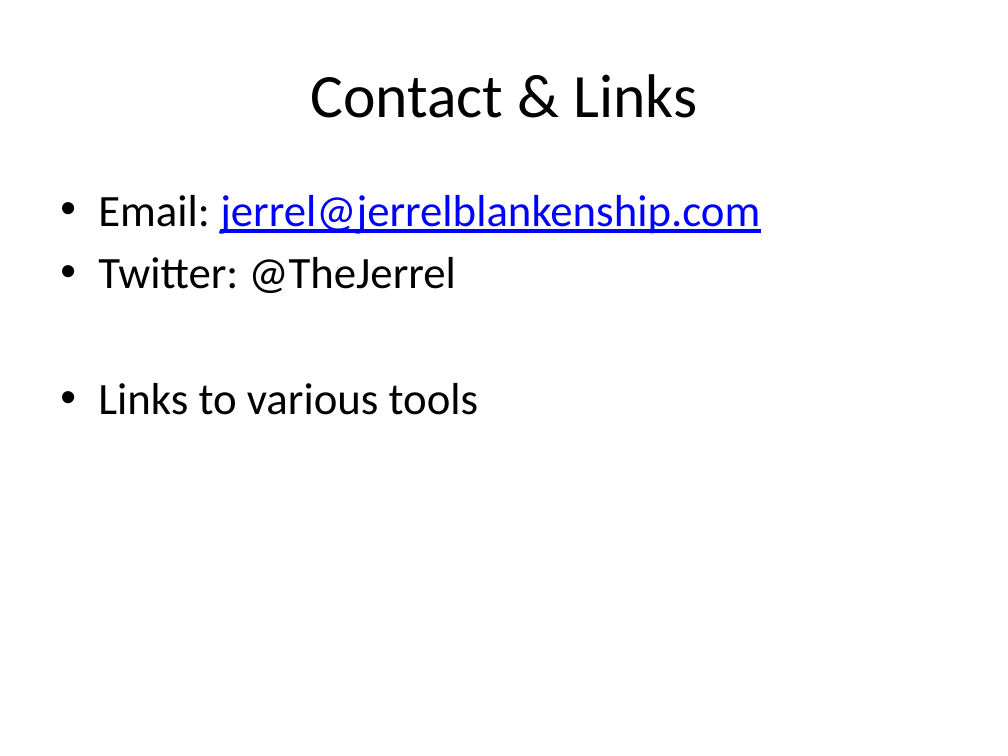
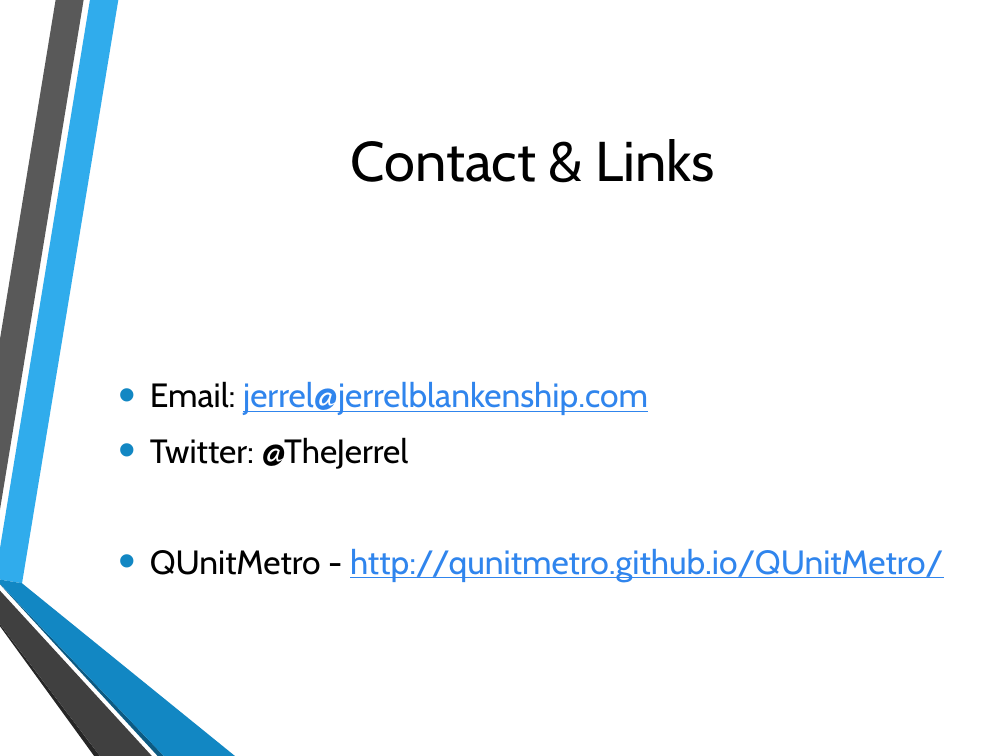
Before and after one commit to jerrelblankenship/Presentations, a slide deck: slide 9 of MamaSaidTestYourCode/AgileDotNet2013/Mama Said Test Your Code.pptx (slide 8 before the commit). Drawn at 1008x756 pixels with LibreOffice and Linux fonts; fonts in the diff are those of the drawing; background and template pictures are left out. Boxes give left, top, right and bottom in pixels: in the first picture for what was removed or moved away, otherwise in the second. Text is boxed around its words. In the diff, an @@ line names an element or a change of style, - is before the commit and + after.

```diff
--- a/MamaSaidTestYourCode/AgileDotNet2013/Mama Said Test Your Code.pptx
+++ b/MamaSaidTestYourCode/AgileDotNet2013/Mama Said Test Your Code.pptx
@@ title "Contact & Links": place and size @@
-title "Contact & Links" at <box>310,74,697,118</box>
+title "Contact & Links" at <box>351,139,715,182</box>
@@ title "Contact & Links" at <box>351,139,715,182</box>: size 44 to 40 pt, font Calibri to Cabin @@
@@ text "Email: jerrel@jerrelblankenship.com": place and size @@
-text "Email: jerrel@jerrelblankenship.com" at <box>98,195,760,415</box>
+text "Email: jerrel@jerrelblankenship.com" at <box>150,381,944,582</box>
@@ text "Email: jerrel@jerrelblankenship.com" at <box>150,381,944,582</box>: vertical alignment top to middle @@
@@ text at <box>150,381,648,469</box>: size 32 to 24 pt, font Calibri to Cabin in "Email: jerrel@jerrelblankenship.com", "Twitter: @TheJerrel"; text colour #0000FF to #3085ED in "jerrel@jerrelblankenship.com"; indent changed; more space between paragraphs @@
@@ text at <box>150,548,944,582</box>: text changed; size 32 to 24 pt; font Calibri to Cabin; text colour #000000 to #3085ED @@
-• Links to various tools
+• QUnitMetro - http://qunitmetro.github.io/QUnitMetro/
@@ group added at <box>0,0,235,756</box>: 6 freeform shapes @@
```
Also in this commit, not shown: 7 other slides changed, 1 slide added, 35 other files.
